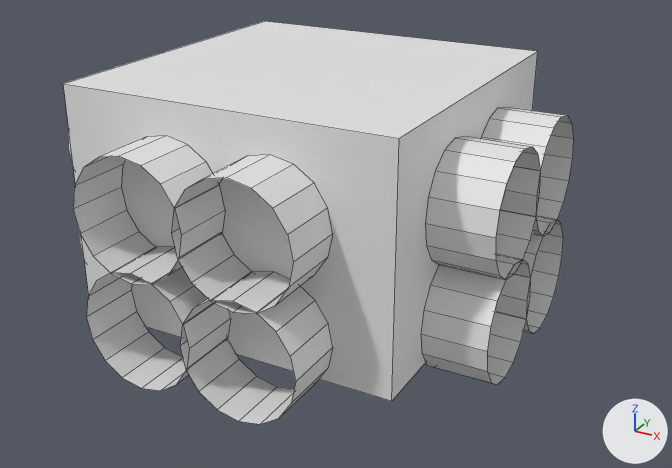
What one commit did to the OBJ model src/main/resources/assets/renewables/models/hv_conductor_run/cross.obj.
Rendered twice from a 50 mm camera at (0.817, -1.048, 0.316) aimed at (0.518, -0.505, 0.045). Every picture has the same lights, and +X, +Y and +Z are marked at lower right. The older version comes first. Mesh edges are drawn as thin lines. Where no turn or scale is listed for an object, it has been applied to the vertices.

In view in the first picture: 'clamp'.
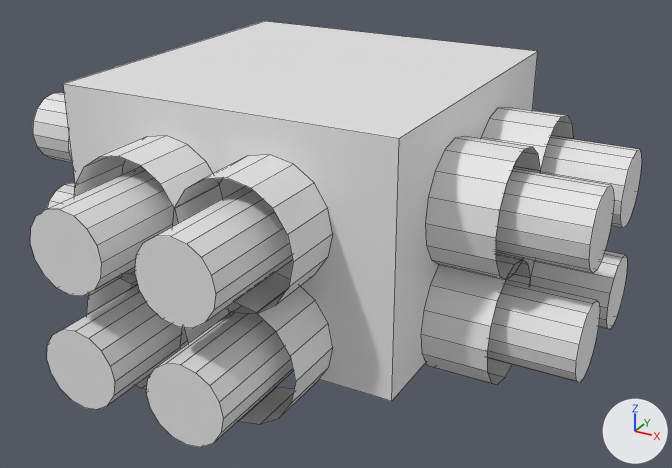
Changed parts and their boxes (x1, y1, x2, y2) in the pictures (672 x 468 px):
```json
{"object": "conductor", "change": "added", "after": [30, 93, 642, 447]}
```

Edits to the scene script, one JSON object a line:
```json
{"op": "add", "block": "mat_conductor", "code": ["mat_conductor = principled_material('conductor')", "mat_conductor.base_color = (0.8, 0.8, 0.8)  # white #e7e7e7"]}
{"op": "add", "block": "me_conductor", "code": ["me_conductor = bpy.data.meshes.new('conductor')", "me_conductor.from_pydata(...)  # 512 vertices, 288 faces; spans x 0.287..0.712, y -0.712..-0.287, z 0.0..0.127", "me_conductor.materials.append(mat_conductor)  # its picture is missing"]}
{"op": "add", "block": "ob_conductor", "code": ["ob_conductor = bpy.data.objects.new('conductor', me_conductor)", "ob_conductor.location = (0.0, 0.0, 0.0)"]}
```
